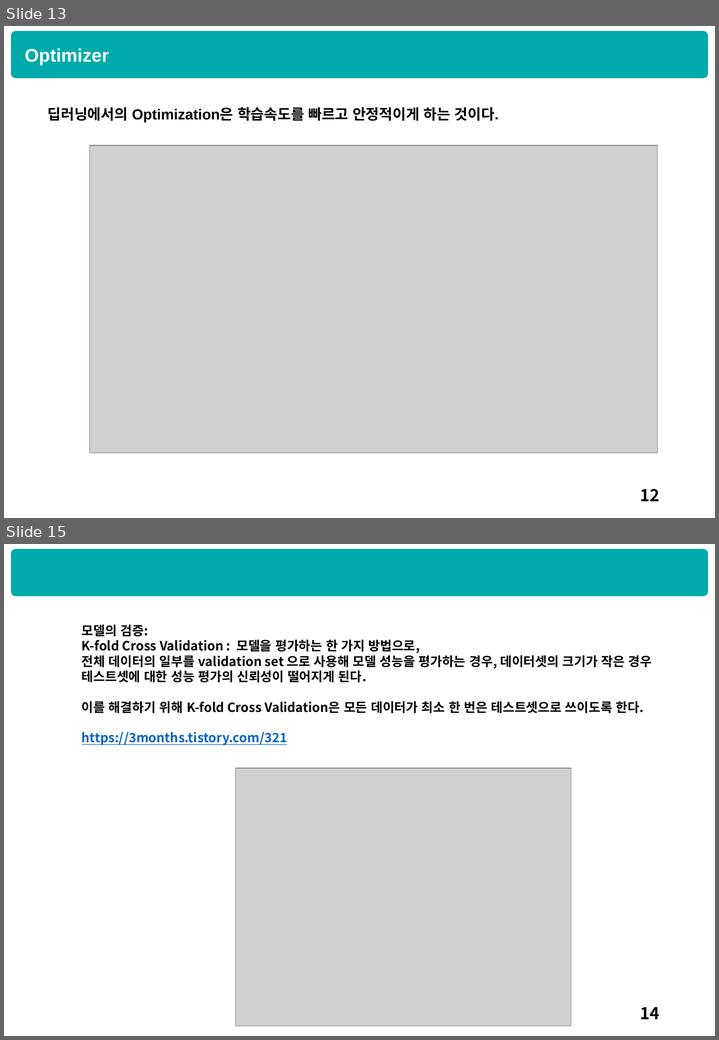
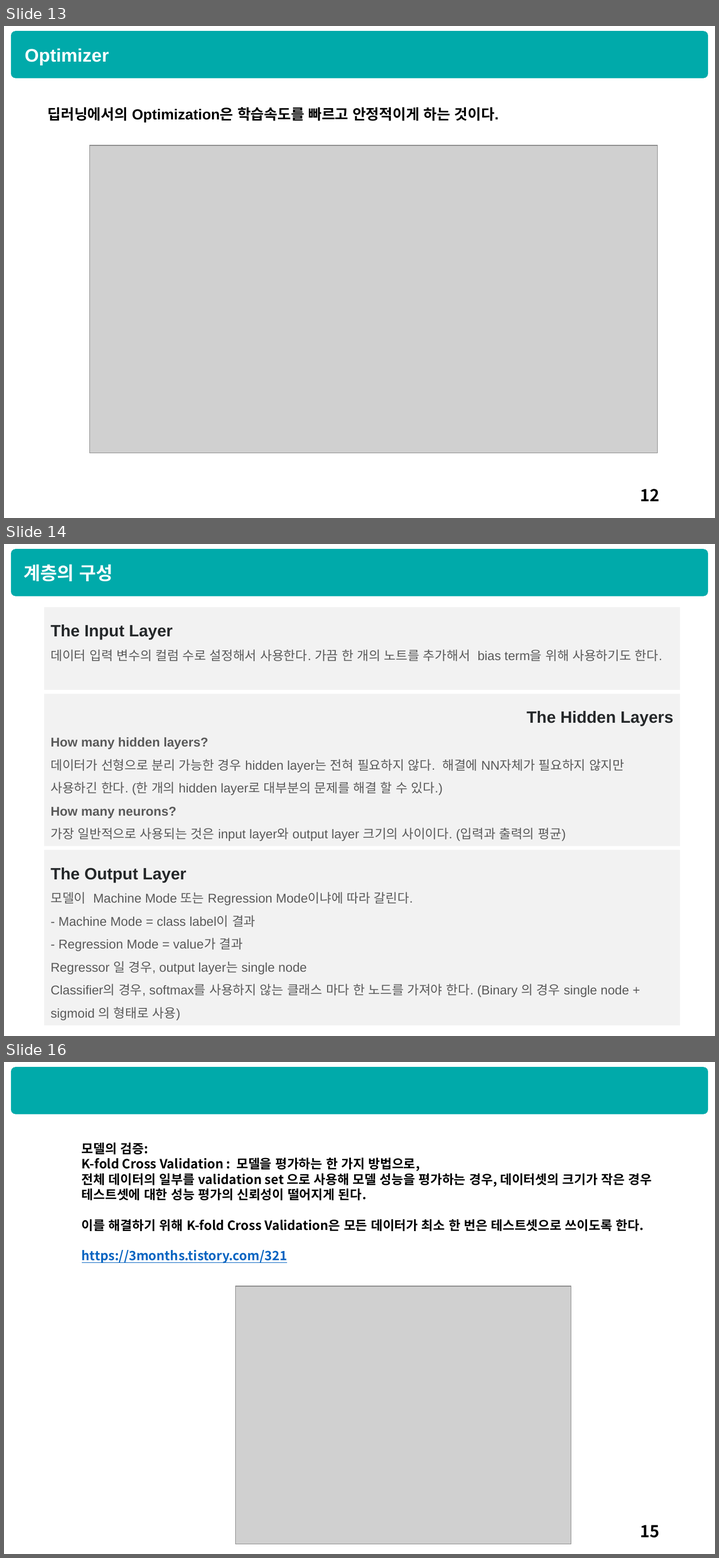
Before and after one commit to HyunQQ/analysis, a slide deck: dnn/dnn_hyunq.pptx. Shown one above the other, each under a label of ours: slides 13 and 15 before the commit, slides 13, 14 and 16 after it; the slides between them are not shown. The pictures are 719x1040 and 719x1558 pixels, drawn with LibreOffice and Linux fonts; fonts in the diff are those of the drawing; grey boxes stand for pictures. Boxes give left, top, right and bottom in pixels: in the first picture for what was removed or moved away, otherwise in the second. Text is boxed around its words. In the diff, an @@ line names an element or a change of style, - is before the commit and + after.

```diff
--- a/dnn/dnn_hyunq.pptx
+++ b/dnn/dnn_hyunq.pptx
@@ slide 14 added at [4,544,715,1036], background #FFFFFF; not listed: 1 template element that a slide beside it also shows @@
@@ text added at [24,564,113,581], 20 pt, text #FFFFFF, bold @@
+계층의 구성
@@ rectangle added at [44,607,680,690], fill #F2F2F2, 14 pt, text #595959 @@
+The Input Layer
+데이터 입력 변수의 컬럼 수로 설정해서 사용한다. 가끔 한 개의 노트를 추가해서 bias term을 위해 사용하기도 한다.
@@ rectangle added at [44,694,680,846], fill #F2F2F2, 14 pt, text #595959 @@
+The Hidden Layers
+How many hidden layers?
+데이터가 선형으로 분리 가능한 경우 hidden layer는 전혀 필요하지 않다. 해결에 NN자체가 필요하지 않지만 사용하긴 한다. (한 개의 hidden layer로 대부분의 문제를 해결 할 수 있다.)
+How many neurons?
+가장 일반적으로 사용되는 것은 input layer와 output layer 크기의 사이이다. (입력과 출력의 평균)
@@ rectangle added at [44,850,680,1026], fill #F2F2F2, 14 pt, text #595959 @@
+The Output Layer
+모델이 Machine Mode 또는 Regression Mode이냐에 따라 갈린다.
+- Machine Mode = class label이 결과
+- Regression Mode = value가 결과
+Regressor 일 경우, output layer는 single node
+Classifier의 경우, softmax를 사용하지 않는 클래스 마다 한 노드를 가져야 한다. (Binary 의 경우 single node + sigmoid 의 형태로 사용)
@@ what was slide 15 is now slide 16 @@
@@ page number at [640,1525,660,1538]: text changed @@
-14
+15
```
Also in this commit, not shown: 1 slide changed, 1 other file.
